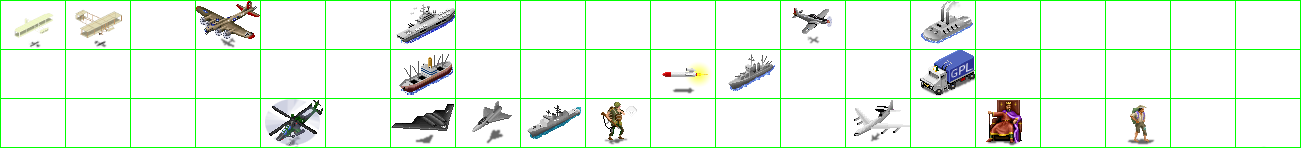
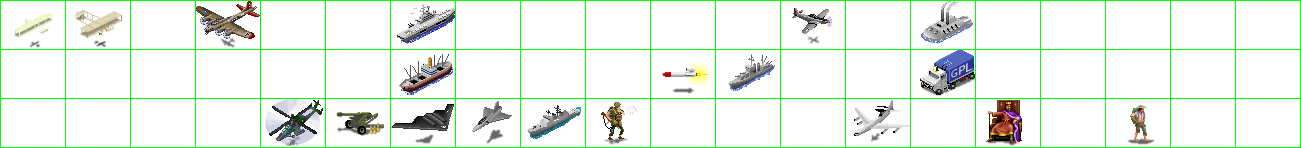
Two versions of the same layered image (1301 x 148). Layer-by-layer changes:
painted on "units" over [326, 112, 385, 137]
